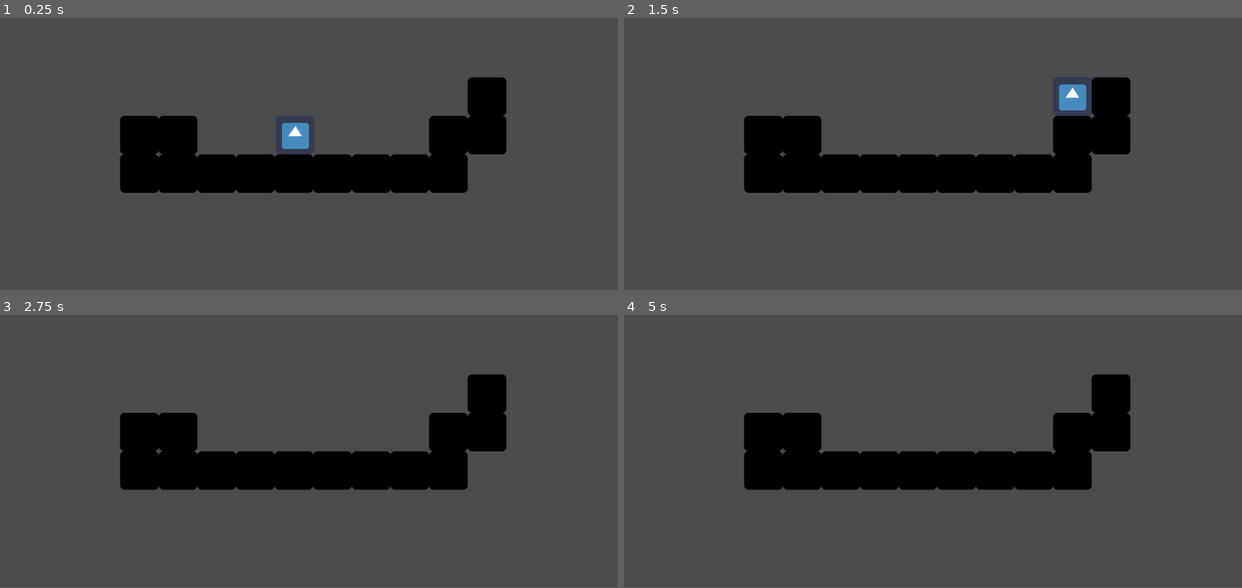
Above: before the commit, frames 1-4 (two rows, left to right).
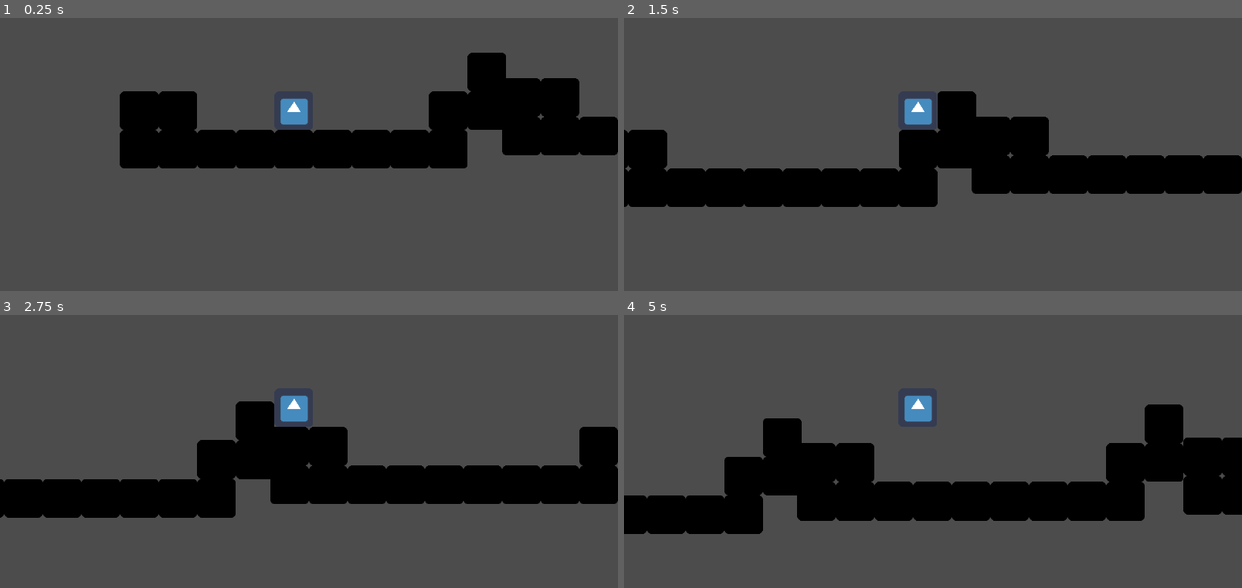
Above: after the commit, the same moments.

Repository: WilssoN93/godot-game
Game: Godot game, scene res://world.tscn
Same seed, same stepped clock (60 frames per second), same inputs: the game is played once before the commit and once after it. The engine's default icon, where the game draws it, is replaced by a stand-in: a white triangle on a blue panel in a dark square.
Inputs:
- Up to frame 1 (0.25 s): no input
- Up to frame 2 (1.5 s): tap Enter at 0.5 s; hold Right (ui_right) from 0.53 s (still down); tap Up (ui_up) at 0.77 s
- Up to frame 3 (2.75 s): tap Up (ui_up) at 1.52 s; release Right (ui_right) at 2.03 s; hold Left (ui_left) from 2.03 s (still down)
- Up to frame 4 (5 s): release Left (ui_left) at 2.78 s; hold Right (ui_right) 2.78-4.28 s; tap Up (ui_up) at 3.02, 3.77, 4.52 s; tap Space at 4.25 s; hold Left (ui_left) from 4.28 s (still down)
In our replay, the window is 800x468 before the commit and 800x469 after it. These sizes can differ from the game's own. Grey fills any space a smaller window leaves; there, only what the larger window draws over its background counts as a difference.

The runs differ from the first frame. In frame 1, 16% of the frame differs, in the area x 19-100%, y 12-65%; in frame 2, 20%; in frame 3, 20%; in frame 4, 24%, in the area x 0-100%, y 21-81%.

Commit message:
added a camera to player

Diff:
--- /dev/null
+++ b/Camera2D.gd
@@ -0,0 +1,11 @@
+extends Camera2D
+
+# Declare member variables here. Examples:
+# var a = 2
+# var b = "text"
+
+
+
+func _process(delta):
+
+	pass
--- a/KinematicBody2D.gd
+++ b/KinematicBody2D.gd
@@ -5,11 +5,11 @@
 const SPEED = 400
 const GRAVITY = 30
 const JUMP = -600
+onready var player = get_node(".")
 
 func _physics_process(delta):
-
+	print(player)
 	motion.y += GRAVITY
-
 	if Input.is_action_pressed("ui_right"):
 		motion.x =SPEED
 	elif Input.is_action_pressed("ui_left"):
@@ -17,11 +17,12 @@
 	else:
 		motion.x = 0
 
+
 	if is_on_floor():
 		if Input.is_action_just_pressed("ui_up"):
 			motion.y = JUMP
 
 
+
 	motion = move_and_slide(motion, UP)
-
 	pass
--- a/project.godot
+++ b/project.godot
@@ -19,6 +19,10 @@
 run/main_scene="res://world.tscn"
 config/icon="res://icon.png"
 
+[display]
+
+window/stretch/mode="2d"
+
 [rendering]
 
 environment/default_environment="res://default_env.tres"
--- a/world.tscn
+++ b/world.tscn
@@ -11,18 +11,26 @@
 
 [node name="world" type="Node"]
 
-[node name="KinematicBody2D" type="KinematicBody2D" parent="."]
-position = Vector2( 489, 320 )
+[node name="Player" type="KinematicBody2D" parent="."]
+position = Vector2( 487, 320 )
 script = ExtResource( 1 )
 __meta__ = {
 "_edit_group_": true
 }
 
-[node name="CollisionShape2D" type="CollisionShape2D" parent="KinematicBody2D"]
+[node name="CollisionShape2D" type="CollisionShape2D" parent="Player"]
 shape = SubResource( 1 )
 
-[node name="Sprite" type="Sprite" parent="KinematicBody2D"]
-texture = ExtResource( 2 )
+[node name="Sprite" type="Sprite" parent="Player"]
+texture = ExtResource( 2 )
+
+[node name="Camera2D" type="Camera2D" parent="Player"]
+position = Vector2( 25, -1 )
+current = true
+drag_margin_left = 0.5
+drag_margin_top = 0.5
+drag_margin_right = 0.5
+drag_margin_bottom = 1.0
 
 [node name="walls" type="Node" parent="."]
 editor/display_folded = true
@@ -44,6 +52,23 @@
 "_edit_group_": true
 }
 
+[node name="wall15" type="StaticBody2D" parent="walls"]
+editor/display_folded = true
+modulate = Color( 0, 0, 0, 1 )
+position = Vector2( 1120, 384 )
+__meta__ = {
+"_edit_group_": true
+}
+
+[node name="Sprite" type="Sprite" parent="walls/wall15"]
+texture = ExtResource( 2 )
+
+[node name="CollisionShape2D" type="CollisionShape2D" parent="walls/wall15"]
+shape = SubResource( 2 )
+__meta__ = {
+"_edit_group_": true
+}
+
 [node name="wall2" type="StaticBody2D" parent="walls"]
 editor/display_folded = true
 modulate = Color( 0, 0, 0, 1 )
@@ -61,6 +86,23 @@
 "_edit_group_": true
 }
 
+[node name="wall16" type="StaticBody2D" parent="walls"]
+editor/display_folded = true
+modulate = Color( 0, 0, 0, 1 )
+position = Vector2( 1184, 384 )
+__meta__ = {
+"_edit_group_": true
+}
+
+[node name="Sprite" type="Sprite" parent="walls/wall16"]
+texture = ExtResource( 2 )
+
+[node name="CollisionShape2D" type="CollisionShape2D" parent="walls/wall16"]
+shape = SubResource( 2 )
+__meta__ = {
+"_edit_group_": true
+}
+
 [node name="wall3" type="StaticBody2D" parent="walls"]
 editor/display_folded = true
 modulate = Color( 0, 0, 0, 1 )
@@ -78,6 +120,23 @@
 "_edit_group_": true
 }
 
+[node name="wall17" type="StaticBody2D" parent="walls"]
+editor/display_folded = true
+modulate = Color( 0, 0, 0, 1 )
+position = Vector2( 1248, 384 )
+__meta__ = {
+"_edit_group_": true
+}
+
+[node name="Sprite" type="Sprite" parent="walls/wall17"]
+texture = ExtResource( 2 )
+
+[node name="CollisionShape2D" type="CollisionShape2D" parent="walls/wall17"]
+shape = SubResource( 2 )
+__meta__ = {
+"_edit_group_": true
+}
+
 [node name="wall4" type="StaticBody2D" parent="walls"]
 editor/display_folded = true
 modulate = Color( 0, 0, 0, 1 )
@@ -95,6 +154,23 @@
 "_edit_group_": true
 }
 
+[node name="wall18" type="StaticBody2D" parent="walls"]
+editor/display_folded = true
+modulate = Color( 0, 0, 0, 1 )
+position = Vector2( 1312, 384 )
+__meta__ = {
+"_edit_group_": true
+}
+
+[node name="Sprite" type="Sprite" parent="walls/wall18"]
+texture = ExtResource( 2 )
+
+[node name="CollisionShape2D" type="CollisionShape2D" parent="walls/wall18"]
+shape = SubResource( 2 )
+__meta__ = {
+"_edit_group_": true
+}
+
 [node name="wall5" type="StaticBody2D" parent="walls"]
 editor/display_folded = true
 modulate = Color( 0, 0, 0, 1 )
@@ -112,6 +188,23 @@
 "_edit_group_": true
 }
 
+[node name="wall19" type="StaticBody2D" parent="walls"]
+editor/display_folded = true
+modulate = Color( 0, 0, 0, 1 )
+position = Vector2( 1376, 384 )
+__meta__ = {
+"_edit_group_": true
+}
+
+[node name="Sprite" type="Sprite" parent="walls/wall19"]
+texture = ExtResource( 2 )
+
+[node name="CollisionShape2D" type="CollisionShape2D" parent="walls/wall19"]
+shape = SubResource( 2 )
+__meta__ = {
+"_edit_group_": true
+}
+
 [node name="wall6" type="StaticBody2D" parent="walls"]
 editor/display_folded = true
 modulate = Color( 0, 0, 0, 1 )
@@ -130,6 +223,24 @@
 "_edit_group_": true
 }
 
+[node name="wall20" type="StaticBody2D" parent="walls"]
+editor/display_folded = true
+modulate = Color( 0, 0, 0, 1 )
+position = Vector2( 1376, 320 )
+rotation = -1.5708
+__meta__ = {
+"_edit_group_": true
+}
+
+[node name="Sprite" type="Sprite" parent="walls/wall20"]
+texture = ExtResource( 2 )
+
+[node name="CollisionShape2D" type="CollisionShape2D" parent="walls/wall20"]
+shape = SubResource( 2 )
+__meta__ = {
+"_edit_group_": true
+}
+
 [node name="wall7" type="StaticBody2D" parent="walls"]
 editor/display_folded = true
 modulate = Color( 0, 0, 0, 1 )
@@ -148,6 +259,24 @@
 "_edit_group_": true
 }
 
+[node name="wall21" type="StaticBody2D" parent="walls"]
+editor/display_folded = true
+modulate = Color( 0, 0, 0, 1 )
+position = Vector2( 1440, 256 )
+rotation = -1.5708
+__meta__ = {
+"_edit_group_": true
+}
+
+[node name="Sprite" type="Sprite" parent="walls/wall21"]
+texture = ExtResource( 2 )
+
+[node name="CollisionShape2D" type="CollisionShape2D" parent="walls/wall21"]
+shape = SubResource( 2 )
+__meta__ = {
+"_edit_group_": true
+}
+
 [node name="wall8" type="StaticBody2D" parent="walls"]
 editor/display_folded = true
 modulate = Color( 0, 0, 0, 1 )
@@ -166,6 +295,24 @@
 "_edit_group_": true
 }
 
+[node name="wall22" type="StaticBody2D" parent="walls"]
+editor/display_folded = true
+modulate = Color( 0, 0, 0, 1 )
+position = Vector2( 1056, 384 )
+rotation = -1.5708
+__meta__ = {
+"_edit_group_": true
+}
+
+[node name="Sprite" type="Sprite" parent="walls/wall22"]
+texture = ExtResource( 2 )
+
+[node name="CollisionShape2D" type="CollisionShape2D" parent="walls/wall22"]
+shape = SubResource( 2 )
+__meta__ = {
+"_edit_group_": true
+}
+
 [node name="wall9" type="StaticBody2D" parent="walls"]
 editor/display_folded = true
 modulate = Color( 0, 0, 0, 1 )
@@ -184,6 +331,24 @@
 "_edit_group_": true
 }
 
+[node name="wall23" type="StaticBody2D" parent="walls"]
+editor/display_folded = true
+modulate = Color( 0, 0, 0, 1 )
+position = Vector2( 992, 384 )
+rotation = -1.5708
+__meta__ = {
+"_edit_group_": true
+}
+
+[node name="Sprite" type="Sprite" parent="walls/wall23"]
+texture = ExtResource( 2 )
+
+[node name="CollisionShape2D" type="CollisionShape2D" parent="walls/wall23"]
+shape = SubResource( 2 )
+__meta__ = {
+"_edit_group_": true
+}
+
 [node name="wall10" type="StaticBody2D" parent="walls"]
 editor/display_folded = true
 modulate = Color( 0, 0, 0, 1 )
@@ -202,6 +367,24 @@
 "_edit_group_": true
 }
 
+[node name="wall24" type="StaticBody2D" parent="walls"]
+editor/display_folded = true
+modulate = Color( 0, 0, 0, 1 )
+position = Vector2( 928, 384 )
+rotation = -1.5708
+__meta__ = {
+"_edit_group_": true
+}
+
+[node name="Sprite" type="Sprite" parent="walls/wall24"]
+texture = ExtResource( 2 )
+
+[node name="CollisionShape2D" type="CollisionShape2D" parent="walls/wall24"]
+shape = SubResource( 2 )
+__meta__ = {
+"_edit_group_": true
+}
+
 [node name="wall11" type="StaticBody2D" parent="walls"]
 editor/display_folded = true
 modulate = Color( 0, 0, 0, 1 )
@@ -219,6 +402,23 @@
 "_edit_group_": true
 }
 
+[node name="wall25" type="StaticBody2D" parent="walls"]
+editor/display_folded = true
+modulate = Color( 0, 0, 0, 1 )
+position = Vector2( 928, 320 )
+__meta__ = {
+"_edit_group_": true
+}
+
+[node name="Sprite" type="Sprite" parent="walls/wall25"]
+texture = ExtResource( 2 )
+
+[node name="CollisionShape2D" type="CollisionShape2D" parent="walls/wall25"]
+shape = SubResource( 2 )
+__meta__ = {
+"_edit_group_": true
+}
+
 [node name="wall12" type="StaticBody2D" parent="walls"]
 editor/display_folded = true
 modulate = Color( 0, 0, 0, 1 )
@@ -236,6 +436,23 @@
 "_edit_group_": true
 }
 
+[node name="wall26" type="StaticBody2D" parent="walls"]
+editor/display_folded = true
+modulate = Color( 0, 0, 0, 1 )
+position = Vector2( 864, 320 )
+__meta__ = {
+"_edit_group_": true
+}
+
+[node name="Sprite" type="Sprite" parent="walls/wall26"]
+texture = ExtResource( 2 )
+
+[node name="CollisionShape2D" type="CollisionShape2D" parent="walls/wall26"]
+shape = SubResource( 2 )
+__meta__ = {
+"_edit_group_": true
+}
+
 [node name="wall13" type="StaticBody2D" parent="walls"]
 editor/display_folded = true
 modulate = Color( 0, 0, 0, 1 )
@@ -253,6 +470,23 @@
 "_edit_group_": true
 }
 
+[node name="wall27" type="StaticBody2D" parent="walls"]
+editor/display_folded = true
+modulate = Color( 0, 0, 0, 1 )
+position = Vector2( 864, 384 )
+__meta__ = {
+"_edit_group_": true
+}
+
+[node name="Sprite" type="Sprite" parent="walls/wall27"]
+texture = ExtResource( 2 )
+
+[node name="CollisionShape2D" type="CollisionShape2D" parent="walls/wall27"]
+shape = SubResource( 2 )
+__meta__ = {
+"_edit_group_": true
+}
+
 [node name="wall14" type="StaticBody2D" parent="walls"]
 editor/display_folded = true
 modulate = Color( 0, 0, 0, 1 )
@@ -269,3 +503,506 @@
 __meta__ = {
 "_edit_group_": true
 }
+
+[node name="wall28" type="StaticBody2D" parent="walls"]
+editor/display_folded = true
+modulate = Color( 0, 0, 0, 1 )
+position = Vector2( 1440, 320 )
+__meta__ = {
+"_edit_group_": true
+}
+
+[node name="Sprite" type="Sprite" parent="walls/wall28"]
+texture = ExtResource( 2 )
+
+[node name="CollisionShape2D" type="CollisionShape2D" parent="walls/wall28"]
+shape = SubResource( 2 )
+__meta__ = {
+"_edit_group_": true
+}
+
+[node name="wall29" type="StaticBody2D" parent="walls"]
+editor/display_folded = true
+modulate = Color( 0, 0, 0, 1 )
+position = Vector2( 1760, 374 )
+__meta__ = {
+"_edit_group_": true
+}
+
+[node name="Sprite" type="Sprite" parent="walls/wall29"]
+texture = ExtResource( 2 )
+
+[node name="CollisionShape2D" type="CollisionShape2D" parent="walls/wall29"]
+shape = SubResource( 2 )
+__meta__ = {
+"_edit_group_": true
+}
+
+[node name="wall43" type="StaticBody2D" parent="walls"]
+editor/display_folded = true
+modulate = Color( 0, 0, 0, 1 )
+position = Vector2( 2393, 352 )
+__meta__ = {
+"_edit_group_": true
+}
+
+[node name="Sprite" type="Sprite" parent="walls/wall43"]
+texture = ExtResource( 2 )
+
+[node name="CollisionShape2D" type="CollisionShape2D" parent="walls/wall43"]
+shape = SubResource( 2 )
+__meta__ = {
+"_edit_group_": true
+}
+
+[node name="wall30" type="StaticBody2D" parent="walls"]
+editor/display_folded = true
+modulate = Color( 0, 0, 0, 1 )
+position = Vector2( 1824, 374 )
+__meta__ = {
+"_edit_group_": true
+}
+
+[node name="Sprite" type="Sprite" parent="walls/wall30"]
+texture = ExtResource( 2 )
+
+[node name="CollisionShape2D" type="CollisionShape2D" parent="walls/wall30"]
+shape = SubResource( 2 )
+__meta__ = {
+"_edit_group_": true
+}
+
+[node name="wall44" type="StaticBody2D" parent="walls"]
+editor/display_folded = true
+modulate = Color( 0, 0, 0, 1 )
+position = Vector2( 2457, 352 )
+__meta__ = {
+"_edit_group_": true
+}
+
+[node name="Sprite" type="Sprite" parent="walls/wall44"]
+texture = ExtResource( 2 )
+
+[node name="CollisionShape2D" type="CollisionShape2D" parent="walls/wall44"]
+shape = SubResource( 2 )
+__meta__ = {
+"_edit_group_": true
+}
+
+[node name="wall31" type="StaticBody2D" parent="walls"]
+editor/display_folded = true
+modulate = Color( 0, 0, 0, 1 )
+position = Vector2( 1888, 374 )
+__meta__ = {
+"_edit_group_": true
+}
+
+[node name="Sprite" type="Sprite" parent="walls/wall31"]
+texture = ExtResource( 2 )
+
+[node name="CollisionShape2D" type="CollisionShape2D" parent="walls/wall31"]
+shape = SubResource( 2 )
+__meta__ = {
+"_edit_group_": true
+}
+
+[node name="wall45" type="StaticBody2D" parent="walls"]
+editor/display_folded = true
+modulate = Color( 0, 0, 0, 1 )
+position = Vector2( 2521, 352 )
+__meta__ = {
+"_edit_group_": true
+}
+
+[node name="Sprite" type="Sprite" parent="walls/wall45"]
+texture = ExtResource( 2 )
+
+[node name="CollisionShape2D" type="CollisionShape2D" parent="walls/wall45"]
+shape = SubResource( 2 )
+__meta__ = {
+"_edit_group_": true
+}
+
+[node name="wall32" type="StaticBody2D" parent="walls"]
+editor/display_folded = true
+modulate = Color( 0, 0, 0, 1 )
+position = Vector2( 1952, 374 )
+__meta__ = {
+"_edit_group_": true
+}
+
+[node name="Sprite" type="Sprite" parent="walls/wall32"]
+texture = ExtResource( 2 )
+
+[node name="CollisionShape2D" type="CollisionShape2D" parent="walls/wall32"]
+shape = SubResource( 2 )
+__meta__ = {
+"_edit_group_": true
+}
+
+[node name="wall46" type="StaticBody2D" parent="walls"]
+editor/display_folded = true
+modulate = Color( 0, 0, 0, 1 )
+position = Vector2( 2585, 352 )
+__meta__ = {
+"_edit_group_": true
+}
+
+[node name="Sprite" type="Sprite" parent="walls/wall46"]
+texture = ExtResource( 2 )
+
+[node name="CollisionShape2D" type="CollisionShape2D" parent="walls/wall46"]
+shape = SubResource( 2 )
+__meta__ = {
+"_edit_group_": true
+}
+
+[node name="wall33" type="StaticBody2D" parent="walls"]
+editor/display_folded = true
+modulate = Color( 0, 0, 0, 1 )
+position = Vector2( 2016, 374 )
+__meta__ = {
+"_edit_group_": true
+}
+
+[node name="Sprite" type="Sprite" parent="walls/wall33"]
+texture = ExtResource( 2 )
+
+[node name="CollisionShape2D" type="CollisionShape2D" parent="walls/wall33"]
+shape = SubResource( 2 )
+__meta__ = {
+"_edit_group_": true
+}
+
+[node name="wall47" type="StaticBody2D" parent="walls"]
+editor/display_folded = true
+modulate = Color( 0, 0, 0, 1 )
+position = Vector2( 2649, 352 )
+__meta__ = {
+"_edit_group_": true
+}
+
+[node name="Sprite" type="Sprite" parent="walls/wall47"]
+texture = ExtResource( 2 )
+
+[node name="CollisionShape2D" type="CollisionShape2D" parent="walls/wall47"]
+shape = SubResource( 2 )
+__meta__ = {
+"_edit_group_": true
+}
+
+[node name="wall34" type="StaticBody2D" parent="walls"]
+editor/display_folded = true
+modulate = Color( 0, 0, 0, 1 )
+position = Vector2( 2016, 310 )
+rotation = -1.5708
+__meta__ = {
+"_edit_group_": true
+}
+
+[node name="Sprite" type="Sprite" parent="walls/wall34"]
+texture = ExtResource( 2 )
+
+[node name="CollisionShape2D" type="CollisionShape2D" parent="walls/wall34"]
+shape = SubResource( 2 )
+__meta__ = {
+"_edit_group_": true
+}
+
+[node name="wall48" type="StaticBody2D" parent="walls"]
+editor/display_folded = true
+modulate = Color( 0, 0, 0, 1 )
+position = Vector2( 2649, 288 )
+rotation = -1.5708
+__meta__ = {
+"_edit_group_": true
+}
+
+[node name="Sprite" type="Sprite" parent="walls/wall48"]
+texture = ExtResource( 2 )
+
+[node name="CollisionShape2D" type="CollisionShape2D" parent="walls/wall48"]
+shape = SubResource( 2 )
+__meta__ = {
+"_edit_group_": true
+}
+
+[node name="wall35" type="StaticBody2D" parent="walls"]
+editor/display_folded = true
+modulate = Color( 0, 0, 0, 1 )
+position = Vector2( 2080, 246 )
+rotation = -1.5708
+__meta__ = {
+"_edit_group_": true
+}
+
+[node name="Sprite" type="Sprite" parent="walls/wall35"]
+texture = ExtResource( 2 )
+
+[node name="CollisionShape2D" type="CollisionShape2D" parent="walls/wall35"]
+shape = SubResource( 2 )
+__meta__ = {
+"_edit_group_": true
+}
+
+[node name="wall49" type="StaticBody2D" parent="walls"]
+editor/display_folded = true
+modulate = Color( 0, 0, 0, 1 )
+position = Vector2( 2713, 224 )
+rotation = -1.5708
+__meta__ = {
+"_edit_group_": true
+}
+
+[node name="Sprite" type="Sprite" parent="walls/wall49"]
+texture = ExtResource( 2 )
+
+[node name="CollisionShape2D" type="CollisionShape2D" parent="walls/wall49"]
+shape = SubResource( 2 )
+__meta__ = {
+"_edit_group_": true
+}
+
+[node name="wall36" type="StaticBody2D" parent="walls"]
+editor/display_folded = true
+modulate = Color( 0, 0, 0, 1 )
+position = Vector2( 1696, 374 )
+rotation = -1.5708
+__meta__ = {
+"_edit_group_": true
+}
+
+[node name="Sprite" type="Sprite" parent="walls/wall36"]
+texture = ExtResource( 2 )
+
+[node name="CollisionShape2D" type="CollisionShape2D" parent="walls/wall36"]
+shape = SubResource( 2 )
+__meta__ = {
+"_edit_group_": true
+}
+
+[node name="wall50" type="StaticBody2D" parent="walls"]
+editor/display_folded = true
+modulate = Color( 0, 0, 0, 1 )
+position = Vector2( 2329, 352 )
+rotation = -1.5708
+__meta__ = {
+"_edit_group_": true
+}
+
+[node name="Sprite" type="Sprite" parent="walls/wall50"]
+texture = ExtResource( 2 )
+
+[node name="CollisionShape2D" type="CollisionShape2D" parent="walls/wall50"]
+shape = SubResource( 2 )
+__meta__ = {
+"_edit_group_": true
+}
+
+[node name="wall37" type="StaticBody2D" parent="walls"]
+editor/display_folded = true
+modulate = Color( 0, 0, 0, 1 )
+position = Vector2( 1632, 374 )
+rotation = -1.5708
+__meta__ = {
+"_edit_group_": true
+}
+
+[node name="Sprite" type="Sprite" parent="walls/wall37"]
+texture = ExtResource( 2 )
+
+[node name="CollisionShape2D" type="CollisionShape2D" parent="walls/wall37"]
+shape = SubResource( 2 )
+__meta__ = {
+"_edit_group_": true
+}
+
+[node name="wall51" type="StaticBody2D" parent="walls"]
+editor/display_folded = true
+modulate = Color( 0, 0, 0, 1 )
+position = Vector2( 2265, 352 )
+rotation = -1.5708
+__meta__ = {
+"_edit_group_": true
+}
+
+[node name="Sprite" type="Sprite" parent="walls/wall51"]
+texture = ExtResource( 2 )
+
+[node name="CollisionShape2D" type="CollisionShape2D" parent="walls/wall51"]
+shape = SubResource( 2 )
+__meta__ = {
+"_edit_group_": true
+}
+
+[node name="wall38" type="StaticBody2D" parent="walls"]
+editor/display_folded = true
+modulate = Color( 0, 0, 0, 1 )
+position = Vector2( 1568, 374 )
+rotation = -1.5708
+__meta__ = {
+"_edit_group_": true
+}
+
+[node name="Sprite" type="Sprite" parent="walls/wall38"]
+texture = ExtResource( 2 )
+
+[node name="CollisionShape2D" type="CollisionShape2D" parent="walls/wall38"]
+shape = SubResource( 2 )
+__meta__ = {
+"_edit_group_": true
+}
+
+[node name="wall52" type="StaticBody2D" parent="walls"]
+editor/display_folded = true
+modulate = Color( 0, 0, 0, 1 )
+position = Vector2( 2201, 352 )
+rotation = -1.5708
+__meta__ = {
+"_edit_group_": true
+}
+
+[node name="Sprite" type="Sprite" parent="walls/wall52"]
+texture = ExtResource( 2 )
+
+[node name="CollisionShape2D" type="CollisionShape2D" parent="walls/wall52"]
+shape = SubResource( 2 )
+__meta__ = {
+"_edit_group_": true
+}
+
+[node name="wall39" type="StaticBody2D" parent="walls"]
+editor/display_folded = true
+modulate = Color( 0, 0, 0, 1 )
+position = Vector2( 1568, 310 )
+__meta__ = {
+"_edit_group_": true
+}
+
+[node name="Sprite" type="Sprite" parent="walls/wall39"]
+texture = ExtResource( 2 )
+
+[node name="CollisionShape2D" type="CollisionShape2D" parent="walls/wall39"]
+shape = SubResource( 2 )
+__meta__ = {
+"_edit_group_": true
+}
+
+[node name="wall53" type="StaticBody2D" parent="walls"]
+editor/display_folded = true
+modulate = Color( 0, 0, 0, 1 )
+position = Vector2( 2201, 288 )
+__meta__ = {
+"_edit_group_": true
+}
+
+[node name="Sprite" type="Sprite" parent="walls/wall53"]
+texture = ExtResource( 2 )
+
+[node name="CollisionShape2D" type="CollisionShape2D" parent="walls/wall53"]
+shape = SubResource( 2 )
+__meta__ = {
+"_edit_group_": true
+}
+
+[node name="wall40" type="StaticBody2D" parent="walls"]
+editor/display_folded = true
+modulate = Color( 0, 0, 0, 1 )
+position = Vector2( 1504, 310 )
+__meta__ = {
+"_edit_group_": true
+}
+
+[node name="Sprite" type="Sprite" parent="walls/wall40"]
+texture = ExtResource( 2 )
+
+[node name="CollisionShape2D" type="CollisionShape2D" parent="walls/wall40"]
+shape = SubResource( 2 )
+__meta__ = {
+"_edit_group_": true
+}
+
+[node name="wall54" type="StaticBody2D" parent="walls"]
+editor/display_folded = true
+modulate = Color( 0, 0, 0, 1 )
+position = Vector2( 2137, 288 )
+__meta__ = {
+"_edit_group_": true
+}
+
+[node name="Sprite" type="Sprite" parent="walls/wall54"]
+texture = ExtResource( 2 )
+
+[node name="CollisionShape2D" type="CollisionShape2D" parent="walls/wall54"]
+shape = SubResource( 2 )
+__meta__ = {
+"_edit_group_": true
+}
+
+[node name="wall41" type="StaticBody2D" parent="walls"]
+editor/display_folded = true
+modulate = Color( 0, 0, 0, 1 )
+position = Vector2( 1504, 374 )
+__meta__ = {
+"_edit_group_": true
+}
+
+[node name="Sprite" type="Sprite" parent="walls/wall41"]
+texture = ExtResource( 2 )
+
+[node name="CollisionShape2D" type="CollisionShape2D" parent="walls/wall41"]
+shape = SubResource( 2 )
+__meta__ = {
+"_edit_group_": true
+}
+
+[node name="wall55" type="StaticBody2D" parent="walls"]
+editor/display_folded = true
+modulate = Color( 0, 0, 0, 1 )
+position = Vector2( 2137, 352 )
+__meta__ = {
+"_edit_group_": true
+}
+
+[node name="Sprite" type="Sprite" parent="walls/wall55"]
+texture = ExtResource( 2 )
+
+[node name="CollisionShape2D" type="CollisionShape2D" parent="walls/wall55"]
+shape = SubResource( 2 )
+__meta__ = {
+"_edit_group_": true
+}
+
+[node name="wall42" type="StaticBody2D" parent="walls"]
+editor/display_folded = true
+modulate = Color( 0, 0, 0, 1 )
+position = Vector2( 2080, 310 )
+__meta__ = {
+"_edit_group_": true
+}
+
+[node name="Sprite" type="Sprite" parent="walls/wall42"]
+texture = ExtResource( 2 )
+
+[node name="CollisionShape2D" type="CollisionShape2D" parent="walls/wall42"]
+shape = SubResource( 2 )
+__meta__ = {
+"_edit_group_": true
+}
+
+[node name="wall56" type="StaticBody2D" parent="walls"]
+editor/display_folded = true
+modulate = Color( 0, 0, 0, 1 )
+position = Vector2( 2713, 288 )
+__meta__ = {
+"_edit_group_": true
+}
+
+[node name="Sprite" type="Sprite" parent="walls/wall56"]
+texture = ExtResource( 2 )
+
+[node name="CollisionShape2D" type="CollisionShape2D" parent="walls/wall56"]
+shape = SubResource( 2 )
+__meta__ = {
+"_edit_group_": true
+}
